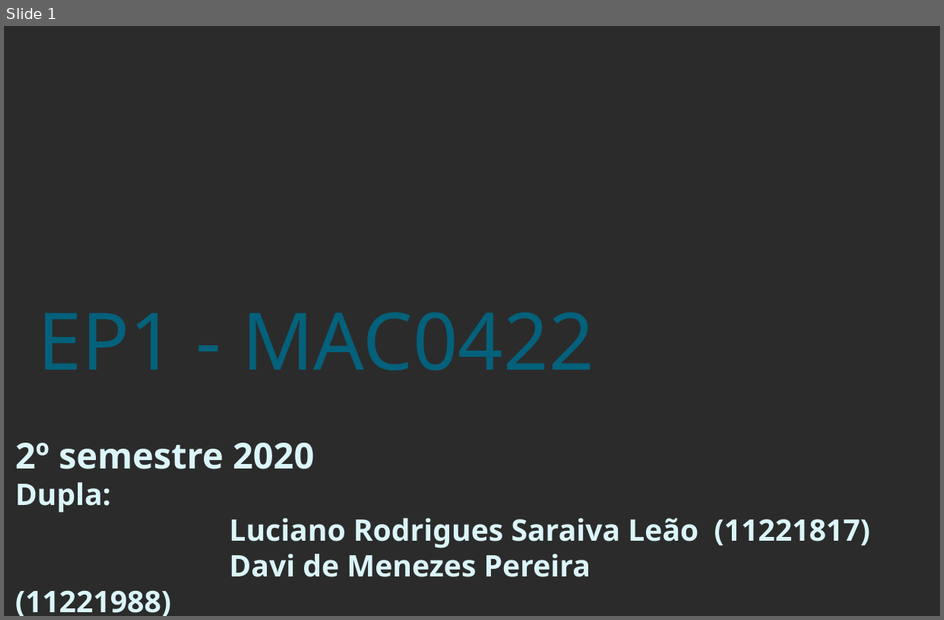
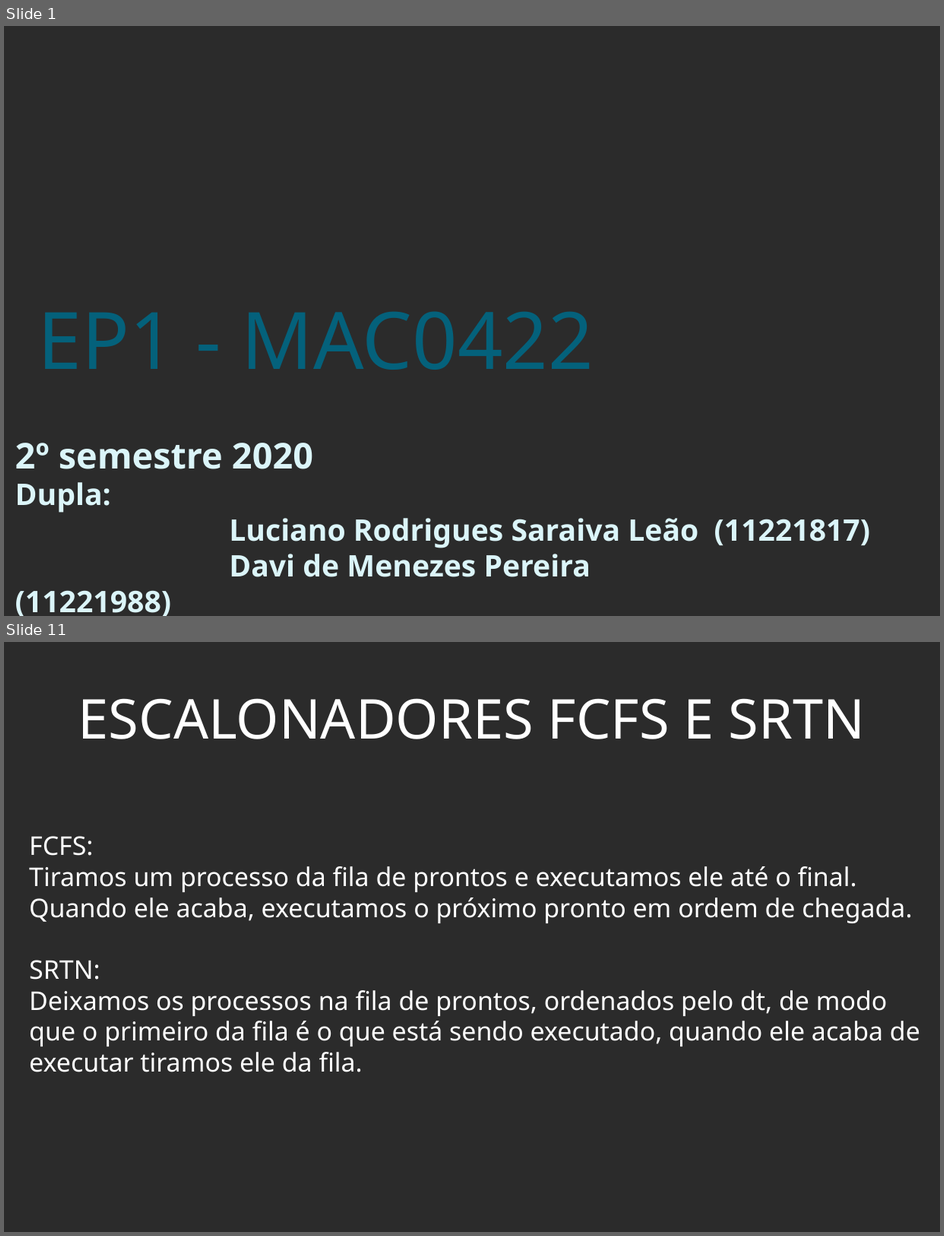
Before and after one commit to davimp/SistemasOperacionais, a slide deck: ep1/slides.odp. Shown one above the other, each under a label of ours: slide 1 before the commit, slides 1 and 11 after it; the slides between them are not shown. The pictures are 944x620 and 944x1236 pixels, drawn with LibreOffice and Linux fonts; fonts in the diff are those of the drawing; background and template pictures are left out; a plain dark background stands for a picture behind light text. Boxes give left, top, right and bottom in pixels: in the first picture for what was removed or moved away, otherwise in the second. Text is boxed around its words. In the diff, an @@ line names an element or a change of style, - is before the commit and + after.

Commit message:
slide quse pronto

```diff
--- a/ep1/slides.odp
+++ b/ep1/slides.odp
@@ slide 11 added at bbox=[4, 642, 940, 1232], background picture (left out) @@
@@ title added at bbox=[78, 698, 866, 739], 55.4 pt, text #FFFFFF @@
+ESCALONADORES FCFS E SRTN
@@ text added at bbox=[29, 836, 921, 1072], 26 pt, text #FFFFFF @@
+FCFS:
+Tiramos um processo da fila de prontos e executamos ele até o final.
+Quando ele acaba, executamos o próximo pronto em ordem de chegada.
+SRTN:
+Deixamos os processos na fila de prontos, ordenados pelo dt, de modo
+que o primeiro da fila é o que está sendo executado, quando ele acaba de
+executar tiramos ele da fila.
@@ slide 1 changed as well @@
@@ subtitle at bbox=[15, 442, 313, 469]: size 36 to 35.9 pt in "2º semestre 2020" @@
```
Also in this commit, not shown: 10 other slides added, 2 slides removed, 1 other file.
